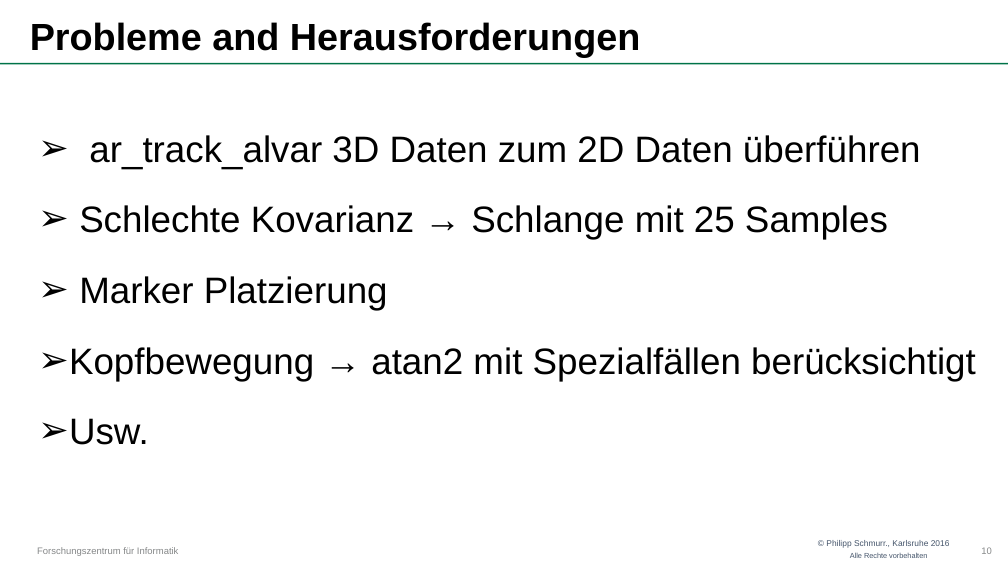
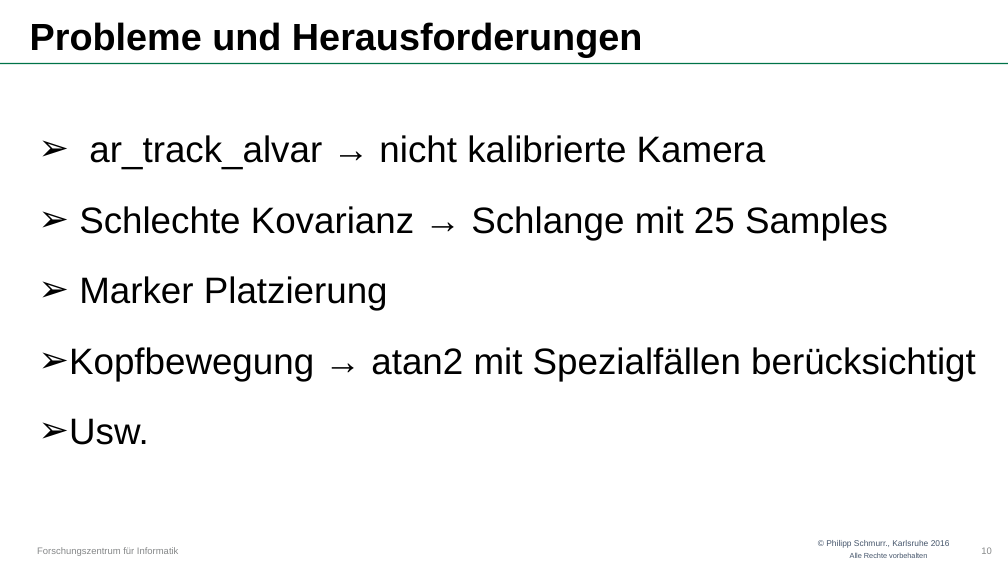
Before and after one commit to OtonoKakuei/robprak1516-documentation, a slide deck: slide 10 of robprak1516-presentation-vision.pptx. Drawn at 1008x567 pixels with LibreOffice and Linux fonts; fonts in the diff are those of the drawing; background and template pictures are left out. Boxes give left, top, right and bottom in pixels: in the first picture for what was removed or moved away, otherwise in the second. Text is boxed around its words. In the diff, an @@ line names an element or a change of style, - is before the commit and + after.

```diff
--- a/robprak1516-presentation-vision.pptx
+++ b/robprak1516-presentation-vision.pptx
@@ text at [30, 22, 642, 58]: text changed @@
-Probleme and Herausforderungen
+Probleme und Herausforderungen
@@ text at [89, 135, 766, 169]: text changed @@
-➢ ar_track_alvar 3D Daten zum 2D Daten überführen
+➢ ar_track_alvar → nicht kalibrierte Kamera
```
Also in this commit, not shown: 5 other slides changed.
